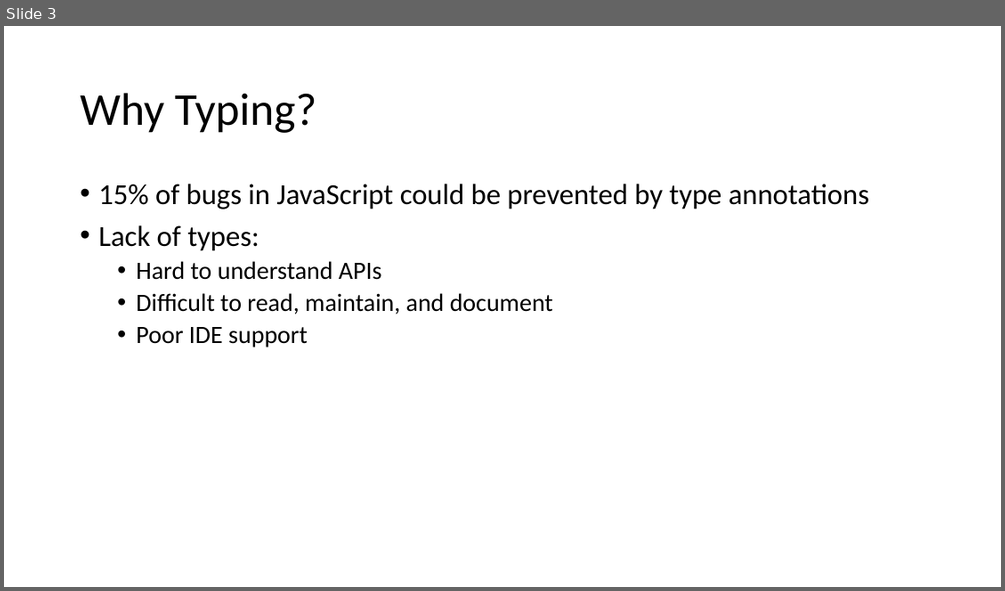
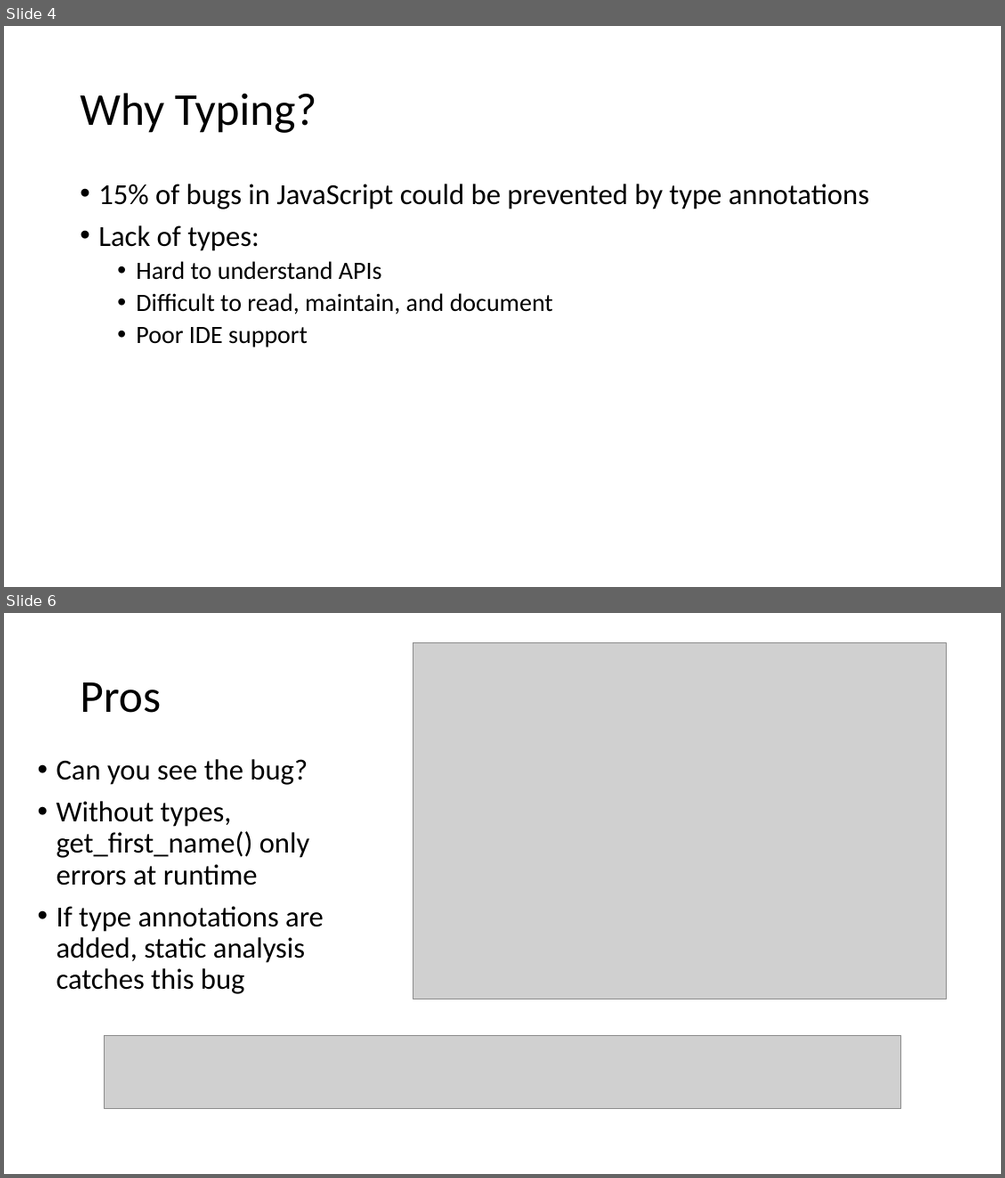
Before and after one commit to tjchambers32/ecs289-final, a slide deck: deeptyper for python.pptx. Shown one above the other, each under a label of ours: slide 3 before the commit, slides 4 and 6 after it; the slides between them are not shown. The pictures are 1005x591 and 1005x1178 pixels, drawn with LibreOffice and Linux fonts; fonts in the diff are those of the drawing; grey boxes stand for pictures. Boxes give left, top, right and bottom in pixels: in the first picture for what was removed or moved away, otherwise in the second. Text is boxed around its words. In the diff, an @@ line names an element or a change of style, - is before the commit and + after.

```diff
--- a/deeptyper for python.pptx
+++ b/deeptyper for python.pptx
@@ slide 6 added at (4, 613, 1001, 1174), background #FFFFFF @@
@@ picture added at (413, 643, 947, 999) @@
@@ title added at (80, 682, 161, 713), 44 pt, text #000000 @@
+Pros
@@ text added at (57, 759, 324, 994), 28 pt, text #000000 @@
+• Can you see the bug?
+• Without types, get_first_name() only errors at runtime
+• If type annotations are added, static analysis catches this bug
@@ picture added at (104, 1036, 901, 1108) @@
@@ what was slide 3 is now slide 4 @@
```
Also in this commit, not shown: 8 slides changed, 8 other slides added, 5 other files.
